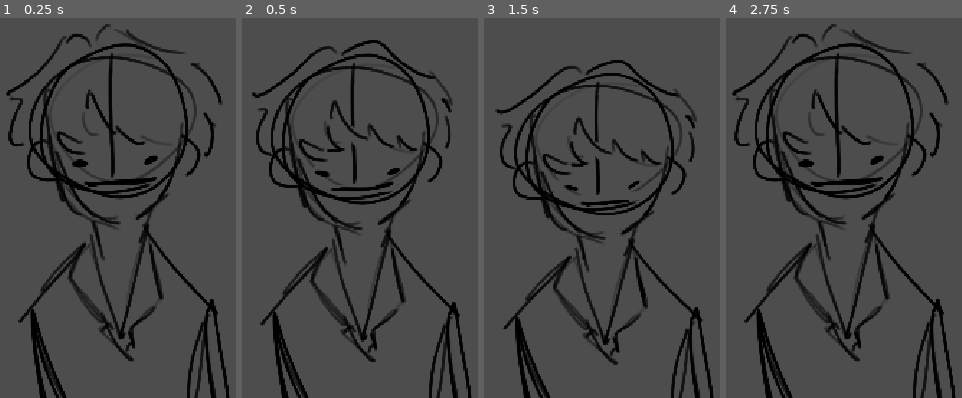
Above: before the commit, frames 1-4 (left to right).
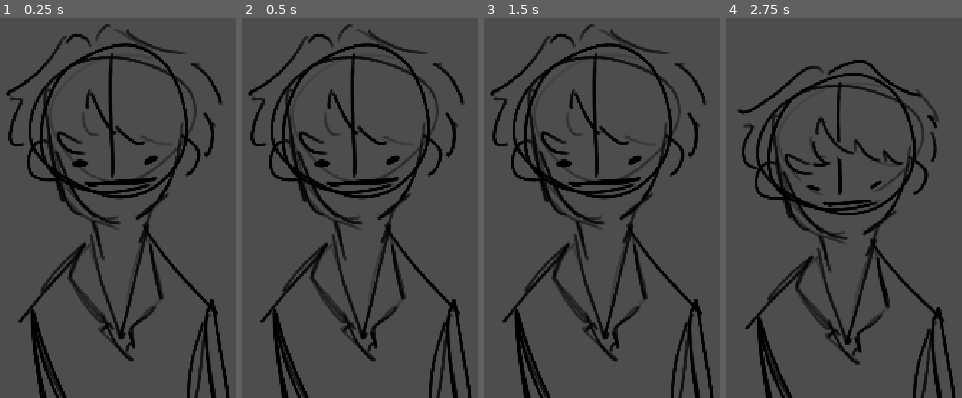
Above: after the commit, the same moments.

Repository: solacite/full-house
Game: Godot game, scene res://scenes/main.tscn
Same seed, same stepped clock (60 frames per second), same inputs: the game is played once before the commit and once after it.
Inputs (mouse positions are in pixels of both pictures, inside the frame that each line leads up to):
- Up to frame 1 (0.25 s): no input
- Up to frame 2 (0.5 s): no input
- Up to frame 3 (1.5 s): tap Enter (ui_accept) at 0.5 s; move the mouse to (outside the picture) at 0.52 s; hold Right 0.53-1.28 s; hold Enter (ui_accept) 0.53-1.28 s; click (outside the picture) at 0.67 s; move the mouse to (635, 196) at 1.27 s; hold Down from 1.28 s (still down); tap Alt at 1.35 s
- Up to frame 4 (2.75 s): tap Enter (ui_accept) at 1.52, 1.55, 1.82 s; move the mouse to (outside the picture) at 2.02 s; release Down at 2.03 s; hold Right from 2.03 s (still down); hold Enter (ui_accept) from 2.03 s (still down); tap Shift at 2.1 s

Frame 1 is identical in both runs. In frame 2, 15% of the frame differs, in the area x 2-95%, y 1-97%; in frame 3, 19%, in the area x 2-97%, y 1-100%; in frame 4, 19%.

Commit message:
dude is animated when you press space, plays vinyl kick sound!

Diff:
--- a/project.godot
+++ b/project.godot
@@ -19,6 +19,10 @@
 window/stretch/mode="canvas_items"
 window/stretch/aspect="expand"
 
+[editor_plugins]
+
+enabled=PackedStringArray("res://addons/godot_super-wakatime/plugin.cfg")
+
 [physics]
 
 3d/physics_engine="Jolt Physics"
--- a/scenes/main.tscn
+++ b/scenes/main.tscn
@@ -1,9 +1,11 @@
 [gd_scene format=3 uid="uid://7ey176p86ma3"]
 
 [ext_resource type="Texture2D" uid="uid://bv31y33nsv860" path="res://assets/dude/one.png" id="1_jyhfs"]
+[ext_resource type="Script" uid="uid://c42plyok5wvo6" path="res://scripts/main.gd" id="1_tbgi4"]
 [ext_resource type="Texture2D" uid="uid://cknx2kov6t81c" path="res://assets/dude/two.png" id="2_tbgi4"]
 [ext_resource type="Texture2D" uid="uid://yysqen7i012i" path="res://assets/dude/three.png" id="3_tefeu"]
 [ext_resource type="Texture2D" uid="uid://ckqwwtfjbmagl" path="res://assets/dude/four.png" id="4_o6xl0"]
+[ext_resource type="AudioStream" uid="uid://4fskdsm2tei6" path="res://audio/kick.wav" id="6_tefeu"]
 
 [sub_resource type="SpriteFrames" id="SpriteFrames_smhyf"]
 animations = [{
@@ -20,16 +22,28 @@
 "duration": 1.0,
 "texture": ExtResource("4_o6xl0")
 }],
+"loop": 0,
+"name": &"bounce",
+"speed": 13.0
+}, {
+"frames": [{
+"duration": 1.0,
+"texture": ExtResource("1_jyhfs")
+}],
 "loop": 1,
-"name": &"default",
+"name": &"idle",
 "speed": 5.5
 }]
 
-[node name="Node2D" type="Node2D" unique_id=1561991571]
+[node name="Main" type="Node2D" unique_id=1561991571]
+script = ExtResource("1_tbgi4")
 
-[node name="AnimatedSprite2D" type="AnimatedSprite2D" parent="." unique_id=1942599532]
+[node name="dude" type="AnimatedSprite2D" parent="." unique_id=1942599532]
 position = Vector2(283.99997, 285)
 scale = Vector2(0.36, 0.36)
 sprite_frames = SubResource("SpriteFrames_smhyf")
-autoplay = "default"
-frame_progress = 0.10651907
+animation = &"bounce"
+autoplay = "idle"
+
+[node name="AudioStreamPlayer2D" type="AudioStreamPlayer2D" parent="." unique_id=562846484]
+stream = ExtResource("6_tefeu")
--- /dev/null
+++ b/scripts/main.gd
@@ -0,0 +1,13 @@
+extends Node2D
+
+func _process(delta: float) -> void:
+	if $dude.animation != "idle" and $dude.is_playing():
+		print("not idle!")
+		return
+	if Input.is_action_pressed("ui_accept"):
+		$AudioStreamPlayer2D.play()
+		$dude.play("bounce")
+		print("kick")
+	else:
+		$dude.play("idle")
+		print("we idle")
Not shown, added: addons/godot_super-wakatime/api_key_prompt.tscn
Not shown, added: addons/godot_super-wakatime/counter.tscn
Not shown, added: addons/godot_super-wakatime/godot_super-wakatime.gd
Not shown, added: addons/godot_super-wakatime/godot_super-wakatime.gd.uid
Not shown, added: addons/godot_super-wakatime/plugin.cfg
Not shown, added: addons/godot_super-wakatime/utils.gd
Not shown, added: addons/godot_super-wakatime/utils.gd.uid
Not shown, added: audio/kick.wav.import
Not shown, added: scripts/main.gd.uid
Not shown, added: addons/godot_super-wakatime/LICENSE
Not shown, added: audio/kick.wav
Not shown, added: scenes/main.tscn993584179.tmp
